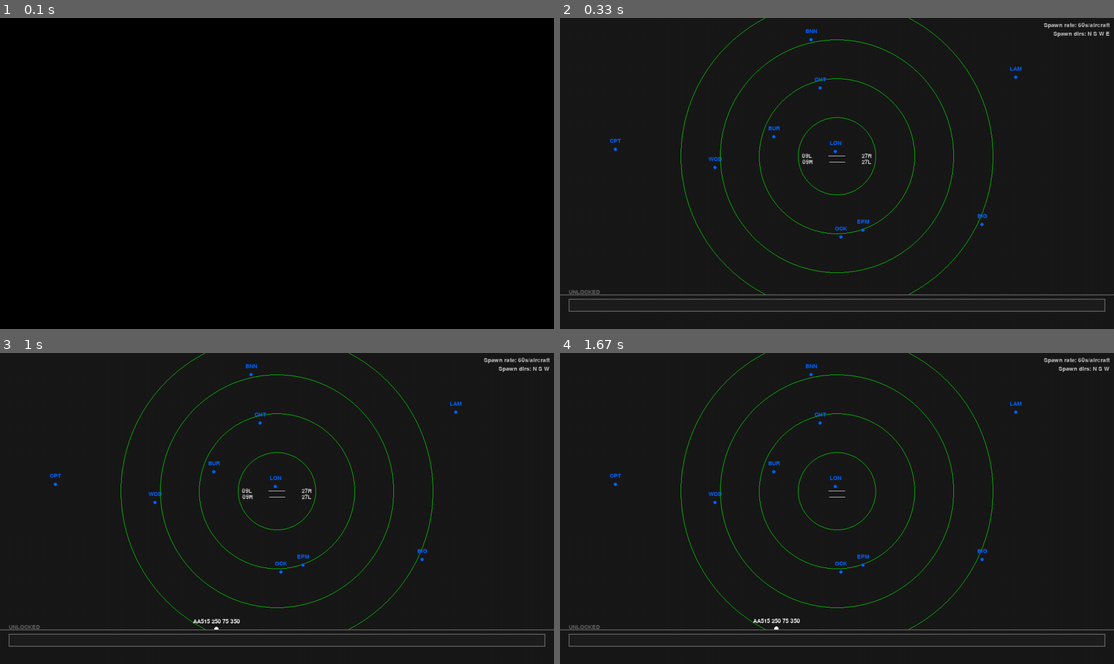
Above: before the commit, frames 1-4 (two rows, left to right).
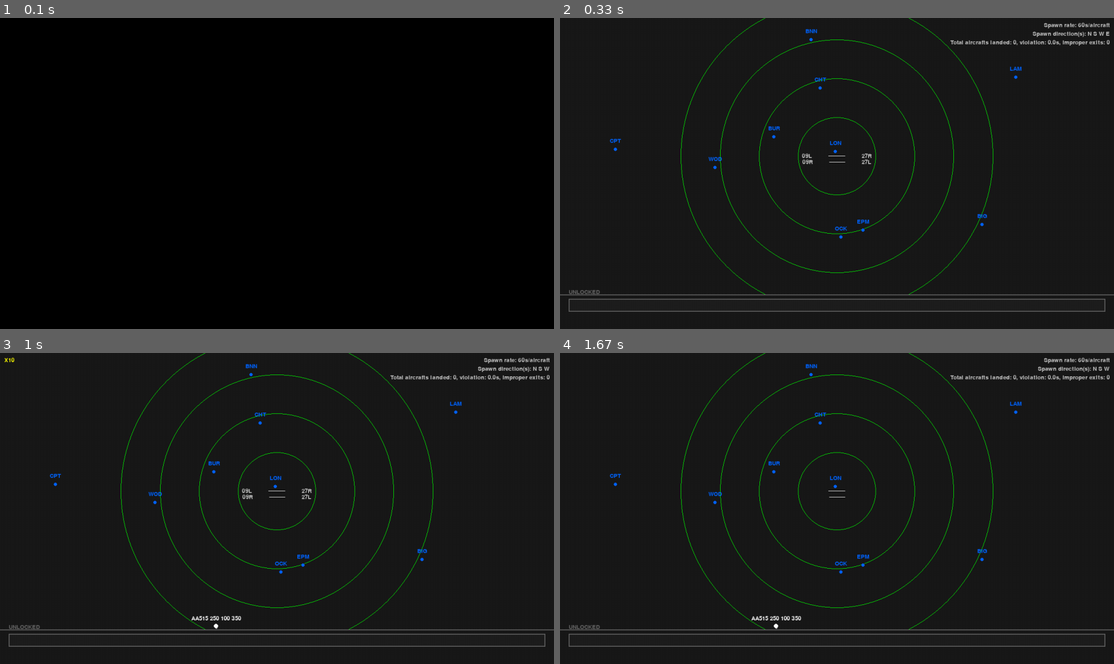
Above: after the commit, the same moments.

Repository: ZiruiYin/atc-sim
Game: pygame game, started from main.py
The game is run twice, just before and just after one commit, with the same random seed, the same clock (stepped at 60 frames per second) and the same inputs.
Inputs:
- Up to frame 1 (0.1 s): no input
- Up to frame 2 (0.33 s): no input
- Up to frame 3 (1 s): hold Tab 0.33-0.8 s; hold Right 0.33-0.8 s; hold Tab from 0.88 s (still down); hold Right from 0.88 s (still down); hold D from 0.88 s (still down)
- Up to frame 4 (1.67 s): tap U at 1.03 s; release Tab at 1.35 s; release Right at 1.35 s; release D at 1.35 s; hold Right from 1.43 s (still down); hold D from 1.43 s (still down); tap - at 1.58 s

Frame 1 is identical in both runs. In frame 2, 0.3% of the frame differs, in the area x 70-100%, y 4-9%; in frame 3, 0.5%, in the area x 0-100%, y 1-89%; in frame 4, 0.5%.

Commit message:
scoring, fixed collision warning on ground, fast forward, added improper exit

Diff:
--- a/core/aircraft.py
+++ b/core/aircraft.py
@@ -32,7 +32,7 @@
         self.loc_intercepted = False
         self.gs_intercepted = False
         self.short_final = False
-        self.on_ground = False
+        self.on_ground = None
         self.go_around = False
 
         self.landed = False
@@ -60,10 +60,11 @@
             "target_altitude": self.target_altitude,
             "target_airspeed": self.target_airspeed,
             "target_wpt": self.target_wpt,
-            "landed": self.landed
+            "landed": self.landed,
+            "collision_warning": self.collision_warning
         }
 
-    def update(self, delta_t):
+    def update(self, delta_t, fast_forward):
         self.update_landed()
         self.update_final()
         self.update_wpt_nav()
@@ -72,7 +73,7 @@
         self.update_airspeed(delta_t)
         self.update_altitude(delta_t)
         self.update_heading(delta_t)
-        self.update_position(delta_t)
+        self.update_position(delta_t, fast_forward)
 
     def update_landed(self):
         if self.altitude <= 20:
@@ -81,7 +82,8 @@
                 runway_number = ''.join(filter(str.isdigit, self.ils_runway))
                 runway_heading = int(runway_number) * 10
                 if distance_between_coords_pixels(self.x, self.y, threshold_x, threshold_y) < 5:
-                    self.on_ground = True
+                    if self.ils_runway:
+                        self.on_ground = self.ils_runway
                     self.target_airspeed = 0
                     self.target_altitude = 0
                     self.altitude = 0
@@ -293,7 +295,7 @@
         else:
             self.target_altitude = projected_alt
 
-    def update_position(self, delta_t):
+    def update_position(self, delta_t, fast_forward):
         nm_per_second = ias_to_gs(self.airspeed, self.altitude) / 3600
         nm_traveled = nm_per_second * delta_t
         pixels_traveled = nm_traveled / self.nm_per_pixel
@@ -306,7 +308,7 @@
         self.y += dy
 
         self._traj_counter += 1
-        if self._traj_counter >= 10:
+        if self._traj_counter >= 10/fast_forward:
             self.trajectory.append((self.x, self.y))
             if len(self.trajectory) > TRAJ_LENGTH:
                 self.trajectory = self.trajectory[-TRAJ_LENGTH:]
--- a/core/aircraft_spawner.py
+++ b/core/aircraft_spawner.py
@@ -44,7 +44,7 @@
             initial_y = random.uniform(self.screen_height * 0.25, self.screen_height * 0.75)
             heading = 90 + random.uniform(-15, 15)
 
-        altitude = random.uniform(4, 8) * 1000
+        altitude = random.randint(5, 10) * 1000
         airspeed = 250
 
         new_aircraft = Aircraft(callsign, initial_x, initial_y, heading, altitude, airspeed)
@@ -53,7 +53,8 @@
         return new_aircraft
 
     def spawn_text_example(self): #For testing purposes only
-        aircraft_1 = Aircraft("TEST1", self.screen_width / 2 - 150, self.screen_height / 2 + 10, 90, 1000, 220)
-        aircraft_2 = Aircraft("TEST2", self.screen_width / 2 - 155, self.screen_height / 2 + 10, 90, 1000, 220)
+        aircraft_1 = Aircraft("TEST1", self.screen_width / 2 - 150, self.screen_height / 2 + 20, 90, 1000, 220)
+        aircraft_2 = Aircraft("TEST2", self.screen_width / 2 - 160, self.screen_height / 2 + 20, 90, 1000, 220)
+        aircraft_3 = Aircraft("TEST3", self.screen_width / 2 + 150, self.screen_height / 2 + 20, 270, 1000, 220)
 
-        return [aircraft_1, aircraft_2]
+        return [aircraft_1, aircraft_2, aircraft_3]
--- a/core/collision_monitor.py
+++ b/core/collision_monitor.py
@@ -81,10 +81,10 @@
 
         collision_warning = False
 
-        if vertical_separation < 1000 and not aircraft1.ils_runway and not aircraft2.ils_runway:
+        if vertical_separation < 1000 and not aircraft1.ils_runway and not aircraft2.ils_runway and not aircraft1.on_ground and not aircraft2.on_ground:
             collision_warning = True
 
-        if aircraft1.on_ground and aircraft2.on_ground and aircraft1.ils_runway == aircraft2.ils_runway and aircraft1.ils_runway is not None:
+        if aircraft1.on_ground and aircraft2.on_ground and aircraft1.on_ground == aircraft2.on_ground:
             collision_warning = True
 
         if collision_warning:
@@ -93,7 +93,7 @@
 
         if vertical_separation <= 40:
             pixel_distance = distance_between_coords_pixels(aircraft1.x, aircraft1.y, aircraft2.x, aircraft2.y)
-            crash_threshold_pixels = 0.05 / self.nm_per_pixel
+            crash_threshold_pixels = 0.1 / self.nm_per_pixel
 
             if pixel_distance <= crash_threshold_pixels:
                 aircraft1.crash = f"collided with {aircraft2.callsign}"
--- a/display/pygame_display.py
+++ b/display/pygame_display.py
@@ -49,8 +49,15 @@
 
         self.collision_monitor = CollisionMonitor(self.screen_width, self.radar_height)
 
+        self.num_landed = 0
+        self.improper_exits = 0
+        self.has_violation = False
+        self.violation_seconds = 0.0
+
         self.crash_occurred = False
         self.crash_message = ""
+
+        self.fast_forward = 1
 
     def load_data(self):
         script_dir = os.path.dirname(os.path.abspath(__file__))
@@ -156,6 +163,7 @@
     def draw_aircraft(self, delta_t):
         aircraft_list = list(self.aircraft_list.values())
         self.collision_monitor.check_collisions(aircraft_list)
+        self.has_violation = False
 
         for aircraft in aircraft_list:
             if aircraft.crash is not None:
@@ -166,14 +174,23 @@
         to_remove = []
         for aircraft in self.aircraft_list.values():
             if not self.crash_occurred:
-                aircraft.update(delta_t=delta_t)
-
-            info = aircraft.get_info() if hasattr(aircraft, 'get_info') else None
-            if info and info.get('landed', False):
-                to_remove.append(aircraft.callsign)
+                aircraft.update(delta_t, self.fast_forward)
+
+            info = aircraft.get_info()
+
+            x, y = info['position'][0], info['position'][1]
+
+            if x < 0 or x > self.screen_width or y < 0 or y > self.screen_height:
+                to_remove.append(info['callsign'])
+                self.improper_exits += 1
                 continue
 
-            traj = aircraft.trajectory
+            if info['landed']:
+                to_remove.append(info['callsign'])
+                self.num_landed += 1
+                continue
+
+            traj = info['trajectory']
             n = len(traj)
             for i, (x, y) in enumerate(traj):
                 alpha = int(255 * (i + 1) / n) if n > 1 else 255
@@ -182,10 +199,8 @@
                 pygame.draw.circle(surf, color, (3, 3), 3)
                 self.screen.blit(surf, (int(x) - 3, int(y) - 3))
 
-            x, y = aircraft.x, aircraft.y
-
             aircraft_color = (255, 255, 255)
-            if hasattr(aircraft, 'collision_warning') and aircraft.collision_warning:
+            if aircraft.collision_warning:
                 aircraft_color = (255, 0, 0)
 
             pygame.draw.circle(self.screen, aircraft_color, (int(x), int(y)), 5)
@@ -222,8 +237,9 @@
                     tag = f"{cs} {ias_str} {alt_str} {hdg_str}"
 
             text_color = (255, 255, 255)
-            if hasattr(aircraft, 'collision_warning') and aircraft.collision_warning:
+            if info['collision_warning']:
                 text_color = (255, 0, 0)
+                self.has_violation = True
 
             if self.aircraft_details:
                 text = self.font.render(tag, True, text_color)
@@ -251,7 +267,7 @@
         status_surface = self.font.render(status, True, color)
         self.screen.blit(status_surface, (rect.x, rect.y - 22))
 
-    def draw_spawning_display(self):
+    def draw_misc_display(self):
         spawn_text = f"Spawn rate: {self.spawn_rate}s/aircraft"
         text_surface = self.font.render(spawn_text, True, (200, 200, 200))
         text_rect = text_surface.get_rect()
@@ -264,11 +280,24 @@
             if direction in self.spawn_directions:
                 directions_display.append(direction)
 
-        directions_text = f"Spawn dirs: {' '.join(directions_display)}"
+        directions_text = f"Spawn direction(s): {' '.join(directions_display)}"
         directions_surface = self.font.render(directions_text, True, (200, 200, 200))
         directions_rect = directions_surface.get_rect()
         directions_rect.topright = (self.screen_width - 10, 30)
         self.screen.blit(directions_surface, directions_rect)
+
+        scoring_text = f"Total aircrafts landed: {self.num_landed}, violation: {self.violation_seconds}s, improper exits: {self.improper_exits}"
+        scoring_surface = self.font.render(scoring_text, True, (200, 200, 200))
+        scoring_rect = scoring_surface.get_rect()
+        scoring_rect.topright = (self.screen_width - 10, 50)
+        self.screen.blit(scoring_surface, scoring_rect)
+
+        if self.fast_forward - 1:
+            fast_forward_text = f"X{self.fast_forward}"
+            fast_forward_surface = self.font.render(fast_forward_text, True, (255, 255, 0))
+            fast_forward_rect = fast_forward_surface.get_rect()
+            fast_forward_rect.topleft = (10, 10)
+            self.screen.blit(fast_forward_surface, fast_forward_rect)
 
     def draw_radar_separator(self):
         pygame.draw.line(self.screen, (100, 100, 100),
@@ -299,6 +328,8 @@
             self.screen.blit(crash_text, crash_rect)
 
     def update(self, delta_t):
+        delta_t *= self.fast_forward
+
         self.screen.fill((25, 25, 25))
 
         radar_clip = pygame.Rect(0, 0, self.screen_width, self.radar_height)
@@ -317,7 +348,7 @@
 
         self.draw_radar_separator()
         self.draw_textbox()
-        self.draw_spawning_display()
+        self.draw_misc_display()
 
         if not self.crash_occurred:
             aircraft = self.spawner.update(delta_t)
@@ -331,8 +362,16 @@
                             self.aircraft_list[new_aircraft.callsign] = new_aircraft
                             break
 
+        if self.has_violation:
+            self.violation_seconds += delta_t
+
     def handle_event(self, event):
         if event.type == pygame.KEYDOWN:
+            if event.key == pygame.K_TAB:
+                if self.fast_forward == 1:
+                    self.fast_forward = 10
+                    return
+                self.fast_forward = 1
             if not self.textbox_locked:
                 if event.key == pygame.K_l:
                     self.textbox_locked = True
--- /dev/null
+++ b/pyproject.toml
@@ -0,0 +1,17 @@
+[build-system]
+requires = ["setuptools>=61"]
+build-backend = "setuptools.build_meta"
+
+[project]
+name = "atc-sim"
+version = "0.1.0"
+description = "Air Traffic Control Simulator built with Pygame"
+readme = "README.md"
+authors = [{ name = "Your Name" }]
+requires-python = ">=3.8"
+dependencies = [
+    "pygame>=2.5"
+]
+
+[project.scripts]
+atc-sim = "atc_sim.main:main"
